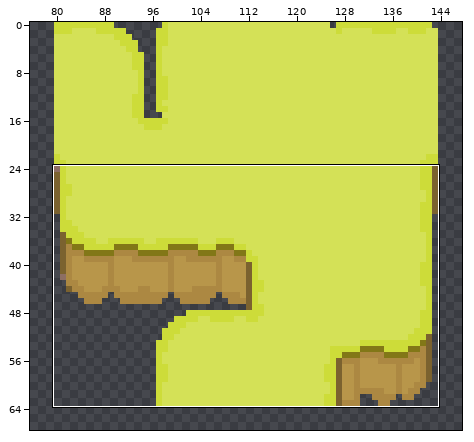
Edited in one commit: pixel-art file (Assets/Arts/TMAndTR/TM/LandTile.aseprite). The picture above shows the old version from afar; the outline marks the close-up.
Close-up. The starting point:
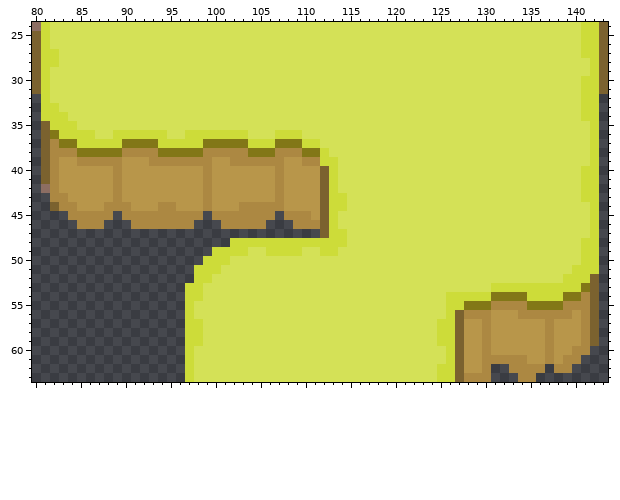
160x160 pixels, 1 frame. Colours within 5 levels of each other are drawn and written as one. Shown: x 80..143, y 24..63. The wide view leaves out empty margins.
And afterwards:
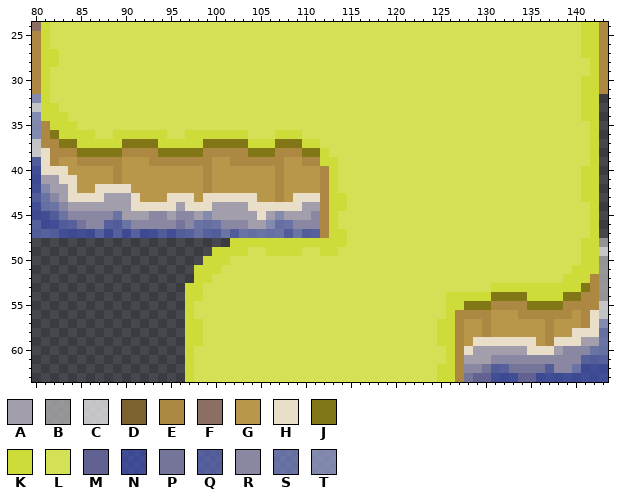
Palette (. is transparent): A #a39eab  B #bbbbbbb0  C #ffffffb0  D #7b622f  E #ac8842  F #8d6e63  G #b8964a  H #e9dec7  J #827717  K #cddc39  L #d4e157  M #616291  N #3f51b5b0  P #757499  Q #5c6bc0b0  R #8987a1  S #7986cbb0  T #9fa8dab0
Changes in this commit:
layer "Layer 2" opacity 69% added
Layers "Layer 2", "Layer 1":
y 24: x 143 D -> E
y 25..31: x 80 D -> E; x 143 D -> E
y 32: x 80 . -> T
y 33: x 80 . -> C
y 34: x 80 . -> T
y 35..36: x 80..81 .D -> TE
y 37: x 80..81 .D -> CE
y 38: x 80..81 .D -> CH
y 39: x 80..81 .D -> QH
y 40: x 80..83 .DEG -> NHHH; x 112 D -> E
y 41: x 80..84 .DEGG -> NAAHH; x 112 D -> E
y 42: x 80..84 .FEGG -> NTAAH; x 87..90 GGEG -> HHHH; x 112 D -> E
y 43: x 80..91 ..EEGGGGGEGG -> QSRAHHHHAAAH; x 95..97 GGG -> HHH; x 99..104 EGGGGG -> HHHHHH; x 109..112 GGGD -> HHHE
y 44: x 80..112 ..DEEGGGEEEGGGEEGGGEGGGEEEEEGGGGD -> NSSRAAAAAAAHHHHHAHHHAAAAHHHHHHAAE
y 45: x 80..112 ....EEEEE.EEEEEEEEE.EEEEEEE.EEEGD -> NNQSRRRRRSAAARRARRATAAAAAHATAAARE
y 46: x 80..112 .....EEE...EEEEEEE...EEEEE...EEED -> QNNQQPRRQQSRRRRRPRSSSRRRAATSSRRRE
y 47: x 80..112 ................................D -> QQQNNNNQNQNQNNQNQQSQQSQSSSSSQSQQE
y 48: x 143 . -> B
y 49: x 143 . -> C
y 50..51: x 143 . -> B
y 52..54: x 142..143 D. -> EB
y 55: x 142..143 D. -> EC
y 56: x 127 D -> E; x 142..143 D. -> HC
y 57: x 127 D -> E; x 142..143 D. -> HT
y 58: x 127 D -> E; x 140..143 GED. -> HHHS
y 59: x 127 D -> E; x 129..135 GEGGGGG -> HHHHHHH; x 138..143 GGGED. -> HHHAAS
y 60: x 127..143 DGGEGGGGGGEGGEE.. -> EHAAAAAAHHHARRRSS
y 61: x 127..143 DGGEEEEEGGEGEE... -> EAAARRRRRRRRRRQQQ
y 62: x 127..143 DGGE..EEEE.EE.... -> ERRPQQPPPPQRRSNNN
y 63: x 127..143 DEEE...EE........ -> EPMMNNNMMNNNNNNNN
